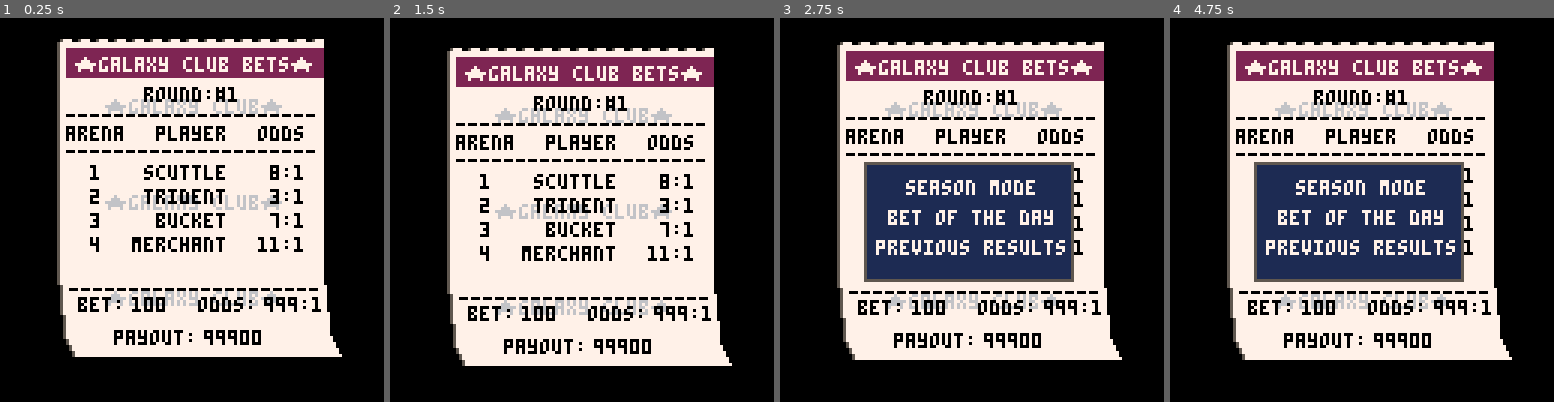
Above: before the commit, frames 1-4 (left to right).
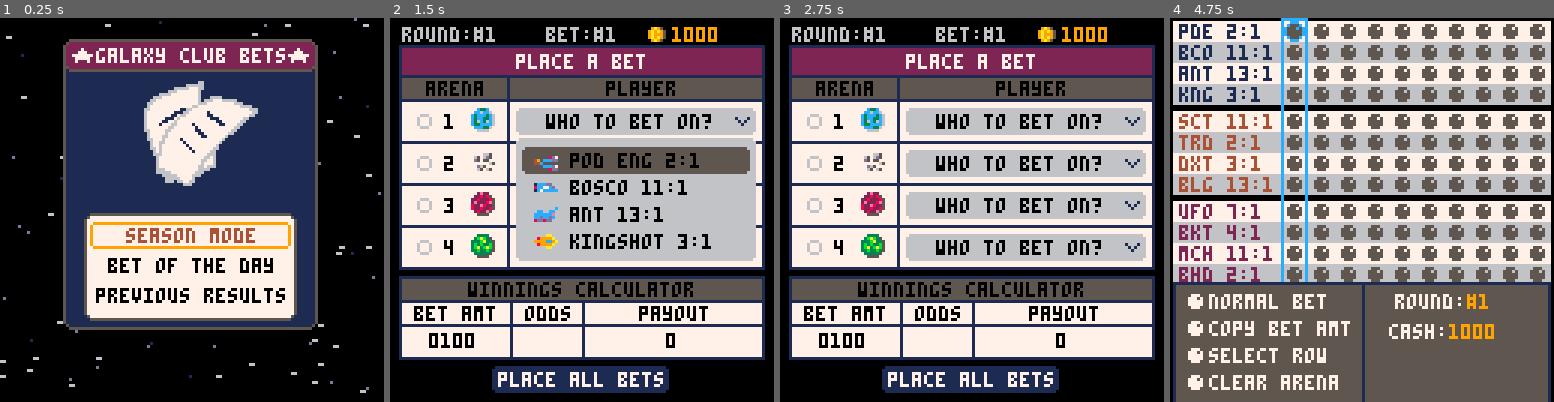
Above: after the commit, the same moments.

Repository: suspicious-smoke/club-bets-pico8
Game: PICO-8 cartridge club-bets.p8
Same seed, same stepped clock (60 frames per second), same inputs: the game is played once before the commit and once after it.
Inputs:
- Up to frame 1 (0.25 s): no input
- Up to frame 2 (1.5 s): tap O (Z key) at 0.33, 0.7, 1.43 s; tap X (X key) at 1.07 s
- Up to frame 3 (2.75 s): hold Left 1.97-2.37 s; tap X (X key) at 2.07, 2.4, 2.73 s; tap O (Z key) at 2.22 s; hold Down from 2.42 s (still down)
- Up to frame 4 (4.75 s): release Down at 2.82 s; hold Right 2.87-3.53 s; tap X (X key) every 0.33 s from 3.07 to 4.73 s; tap O (Z key) at 3.1, 3.98 s; hold Up 3.58-4.08 s; hold Right 4.13-4.53 s; hold Down from 4.58 s (still down)

The runs differ from the first frame. In frame 1, 43% of the frame differs, in the area x 0-100%, y 0-98%; in frame 2, 66%; in frame 3, 63%; in frame 4, 89%, in the area x 0-100%, y 0-100%.

Commit message:
work on main menu

Diff:
--- a/club-bets.p8
+++ b/club-bets.p8
@@ -54,36 +54,31 @@
 		{"electric_field",{12,9}},
 		{"fire",{12,4}},
 	}
-	round_features={{},{},{},{}}--ids of arena features for current round
-	round_winners={}
-	cur_round=1
+
 	--build initial bets
 	--a single bet for example is bet={amount(4char array), { {t,f,f,f},... }}
 	-- where { {t,f,f,f},... } is the arenas and selected players
 
 	--{name,abreiv,base,{strengths category},weakness category}
 	players={
-    {"bosco","bco",10,{1,3},8},
-    {"admiral","adm",11,{1,4},10},
-    {"dexter","dxt",12,{2,7,12},5},
-    {"pontoon","ptn",14,{4,8},2},
-    {"sailor","slr",15,{5},7},
-    {"bucket","bkt",16,{6},11},
-    {"pod eng","pde",17,{1,6,9},10},
-    {"merchant","mch",10,{2,3},8},
-    {"scuttle","sct",11,{4,9},6},
-    {"beluga","blg",12,{9},3},
-    {"ant","ant",13,{10},5},
-    {"turtle","trt",14,{2,11},4},
-    {"beholder","bhd",15,{9},1},
-    {"trident","trd",16,{12},6},
-    {"kingshot","kng",17,{8},5},
-    {"ufo","ufo",13,{1},4},
-}
-	arenas={}
-	odds={}
-	bet_odds={}
-	money={1,0,0,0}
+		{"bosco","bco",10,{1,3},8},
+		{"admiral","adm",11,{1,4},10},
+		{"dexter","dxt",12,{2,7,12},5},
+		{"pontoon","ptn",14,{4,8},2},
+		{"sailor","slr",15,{5},7},
+		{"bucket","bkt",16,{6},11},
+		{"pod eng","pde",17,{1,6,9},10},
+		{"merchant","mch",10,{2,3},8},
+		{"scuttle","sct",11,{4,9},6},
+		{"beluga","blg",12,{9},3},
+		{"ant","ant",13,{10},5},
+		{"turtle","trt",14,{2,11},4},
+		{"beholder","bhd",15,{9},1},
+		{"trident","trd",16,{12},6},
+		{"kingshot","kng",17,{8},5},
+		{"ufo","ufo",13,{1},4},
+	}
+
 	--used the helpful table from https://gurpsland.no-ip.org/articles/d6chance.htm
 	d6x3={
 		0,0,.0046,.0139,.0278,.0463,.0694,.0972,.1157,.1250,
@@ -111,8 +106,8 @@
 
 	_upd=blank
 	_drw=blank
-	fill_arenas()
-	dummy_bets()
+	reset_season()
+	--dummy_bets()
 	--init_quickbetpage()
 	--init_gameover()
 	--init_betpage()
@@ -171,51 +166,56 @@
 end
 
 function init_menu()
-	t_sep=0
 	sn=0
-	menu_x=100
-	wait=60
-	t_tmr=0
+	mm_sel=1
 	menu_items={"season mode", "bet of the day", "previous results"}
 	_upd=upd_menu
 	_drw=drw_menu
 end
 
 function upd_menu()
-	wait=max(wait-1,0)
+	animatestars()
 	sn=1.5*sin(time()*0.5)
-	if wait==0 then
-		t_tmr=min(t_tmr+0.03,1)
-		local _t=easeoutquart(t_tmr)
-		menu_x=lerp(100,0,_t)
-
+	if btnp(⬆️) then
+		sfx(0)
+		mm_sel=(mm_sel-2)%3+1
+	elseif btnp(⬇️) then
+		sfx(0)
+		mm_sel=(mm_sel%3)+1
+	elseif btnp(🅾️) then
+		if mm_sel==1 then
+			sfx(14)
+			reset_season()
+			trn_state(init_betpage)
+		end
 	end
 end
 
 function drw_menu()
-	draw_ticket(1,20,10+sn)
-	brdr_rect(28+menu_x,48,70,40,0,1,5)
+	draw_starfield()
+	brdr_rect(21,7,85,97,2,1,5)--big border
+	brdr_rect(21,7,85,11,2,2,5)--red area
+	print("★galaxy club bets★",24,10,7)
+	spr(64,48,20+sn,5,5)
+	brdr_rect(28,65,71,36,2,7,5)
 	for i=1,#menu_items do
-		print(menu_items[i],hcenter(menu_items[i])+menu_x,44+i*10,7)
-	end
-	--drw_overlay()
-end
-
--- function drw_overlay()
---  -- screen memory as the sprite sheet
---  poke(0x5f54,0x60)
---  -- set overlay palette
---  pal({1,1,1,1,1,1,1,1,1,1,1,1,1,1,1})
---  --pal(split'1,1,1,1,1,1,1,1,1,1,1,1,1,1,1')
---  -- draw screen to screen
---  -- (sprite sheet x,sprite sheet y,width,height,screen x,screen y)
---  local _x,_y=24,40
---  sspr(_x,_y,80,40,_x,_y)
---  -- reset palette
---  pal()
---  -- reset spritesheet
---  poke(0x5f54,0x00)
--- end
+		_clr=(i==mm_sel) and 4 or 0
+		print(menu_items[i],hcenter(menu_items[i]),60+i*10,_clr)
+	end
+	rrect(30,58+mm_sel*10,67,9,1,9)
+end
+
+function reset_season()
+	arenas={}
+	odds={}
+	bet_odds={}
+	money={1,0,0,0}
+	round_features={{},{},{},{}}--ids of arena features for current round
+	round_winners={}
+	cur_round=1
+	fill_arenas()
+
+end
 
 -->8
 --bet page
@@ -429,10 +429,10 @@
 		rrect(3,_y+(submenu_sel-1)*9+2,60,9,1,9)
 	end
 	line(64,_y,64,_y+128,1)
-	_txt="round:#"..cur_round
+	_txt="round:\f9#"..cur_round
 	print(_txt,95-#_txt*2,_y+4,7)
-	_money="cash:"..arr_to_str(money,true)
-	print(_money,95-#_money*2,_y+14)
+	_money="cash:\f9"..arr_to_str(money,true)
+	print(_money,95-#_money*2,_y+14,7)
 end
 
 
@@ -824,10 +824,11 @@
 		t_sep=lerp(0,11,_t)
 		if t_tmr==1 then
 			gameover_mode=3
-
-		end
-	end
-
+		end
+	end
+	if btnp(🅾️) then
+		trn_state(init_menu)
+	end
 end
 
 function drw_gameover()
@@ -1104,6 +1105,7 @@
 	reset_bets()
 	get_player_mods()
 	calculate_odds()
+	get_bet_summary()
 end
 
 function get_player_mods()
Not shown, changed: 35 lines of the sprite sheet (__gfx__) section of club-bets.p8
